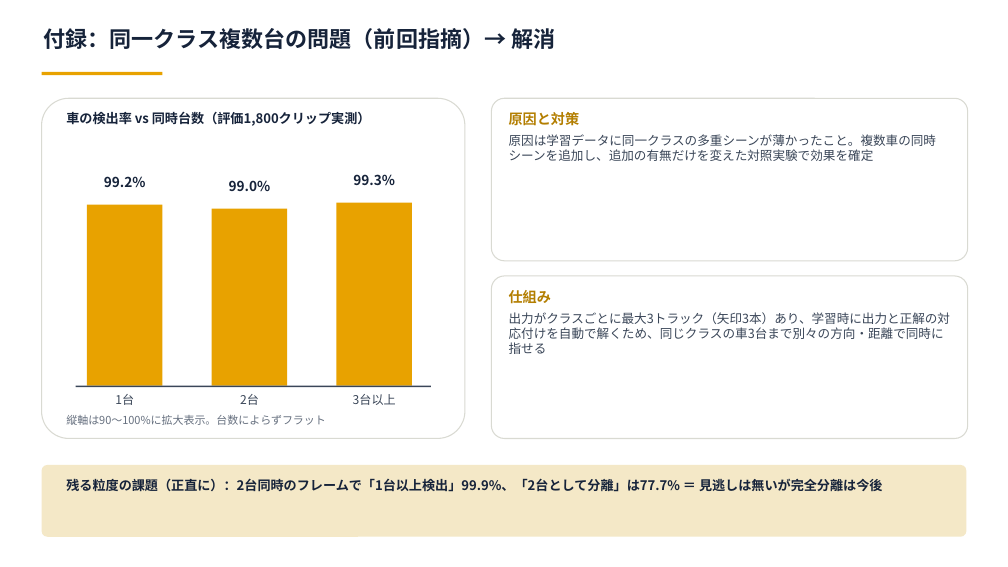
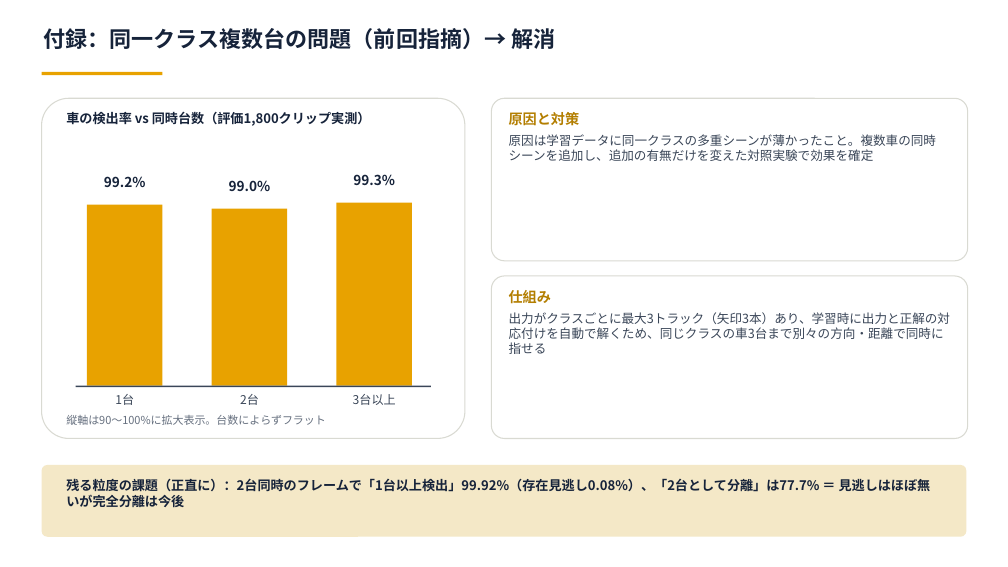
Before and after one commit to Noosdoo/outdoor-seld-sim, a slide deck: slide 5 of md/seminar/図_付録QA用_2026-08-13.pptx. Drawn at 1008x567 pixels with LibreOffice and Linux fonts; fonts in the diff are those of the drawing. Boxes give left, top, right and bottom in pixels: in the first picture for what was removed or moved away, otherwise in the second. Text is boxed around its words. In the diff, an @@ line names an element or a change of style, - is before the commit and + after.

```diff
--- a/md/seminar/図_付録QA用_2026-08-13.pptx
+++ b/md/seminar/図_付録QA用_2026-08-13.pptx
@@ text at (66,478,931,508): text changed @@
-残る粒度の課題（正直に）：2台同時のフレームで「1台以上検出」99.9%、「2台として分離」は77.7% ＝ 見逃しは無いが完全分離は今後
+残る粒度の課題（正直に）：2台同時のフレームで「1台以上検出」99.92%（存在見逃し0.08%）、「2台として分離」は77.7% ＝ 見逃しはほぼ無いが完全分離は今後
```
Also in this commit, not shown: 3 other slides changed, 13 other files.
